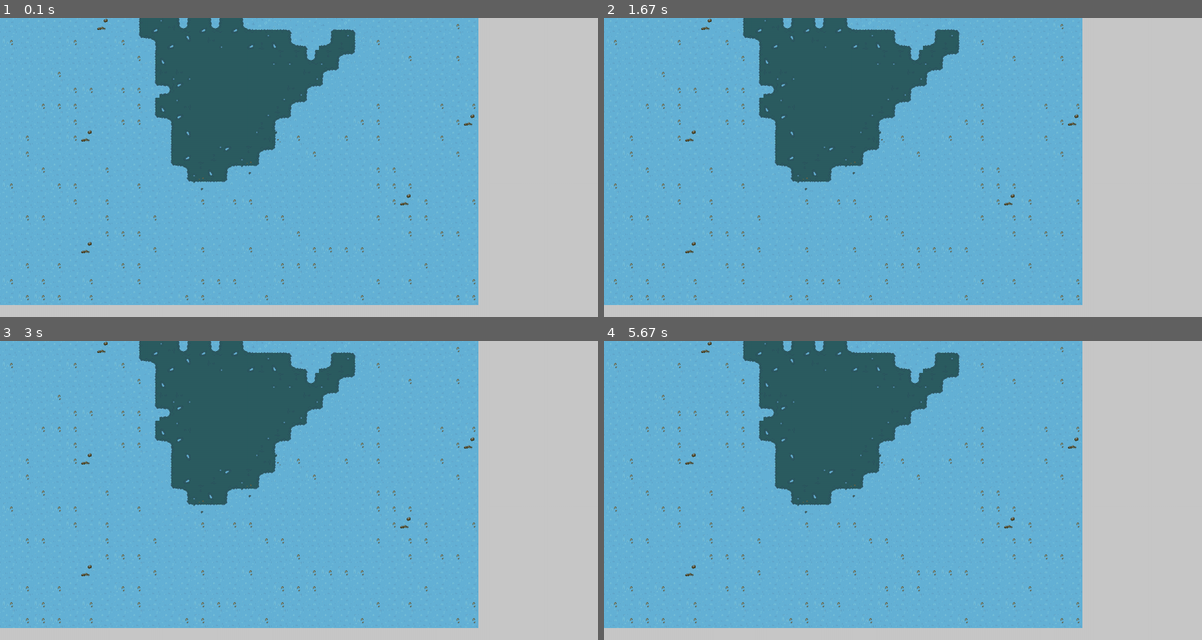
Above: before the commit, frames 1-4 (two rows, left to right).
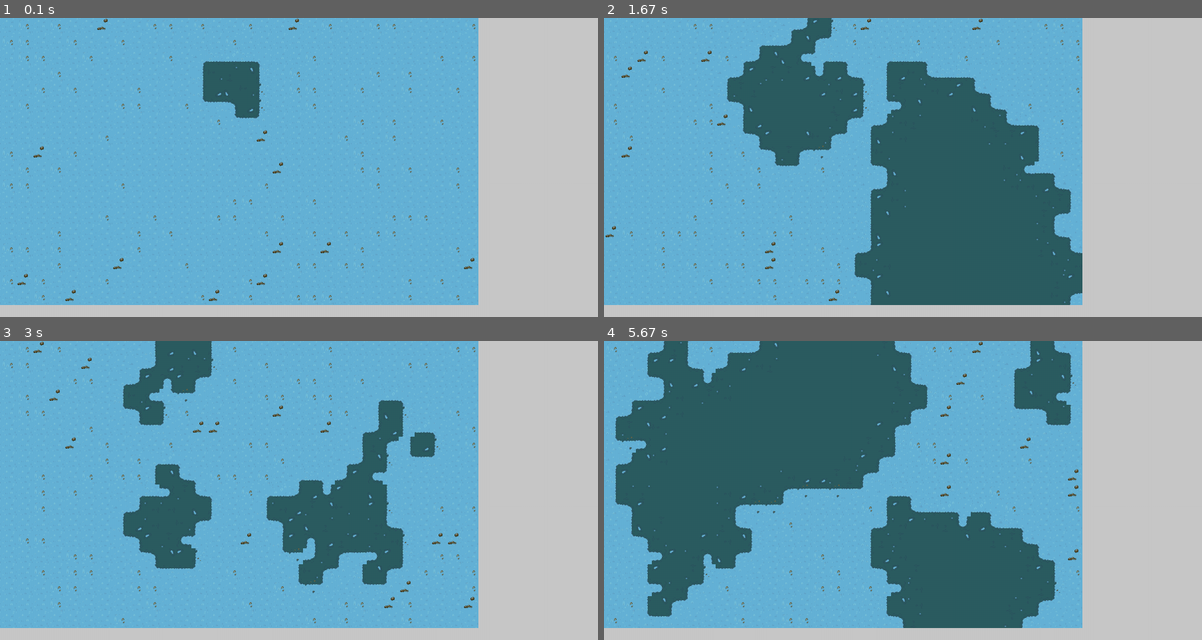
Above: after the commit, the same moments.

Repository: artieur262/Roborancon
Game: pygame game, started from teste10.py
Two runs of this game, one before a commit and one after it. Both use one fixed random seed, a clock stepped at 60 frames per second and the inputs below.
Inputs:
- Up to frame 1 (0.1 s): no input
- Up to frame 2 (1.67 s): hold R 0.33-0.8 s; tap Space at 0.83 s
- Up to frame 3 (3 s): hold R 2.17-2.63 s; tap R at 2.67 s
- Up to frame 4 (5.67 s): hold R 4-4.47 s; tap R at 5.5 s

The runs differ from the first frame. In frame 1, 11% of the frame differs, in the area x 1-80%, y 0-95%; in frame 2, 29%; in frame 3, 22%; in frame 4, 30%, in the area x 1-80%, y 0-96%.

Commit message:
modification du teste 10

Diff:
--- a/game/map/biome/teste_biome.py
+++ b/game/map/biome/teste_biome.py
@@ -41,7 +41,7 @@
 
 
         # propagation de l'terre_bleu
-        for _ in range(random.randint(2,10)):
+        for _ in range(random.randint(3,10)):
             for pos in pos_terre_bleu:
                 if random.random() < 0.5:
                     y = random.randint(-1, 1)
--- a/teste10.py
+++ b/teste10.py
@@ -1,7 +1,20 @@
+import os
 import random
 import pygame
 from interface.graphique import screen
 from game.map.biome.teste_biome import TesteBiome
+
+def save_image(surface:pygame.Surface, path:str):
+    """Sauvegarde une surface dans un fichier"""
+    if not os.path.exists(path+".png"):
+        pygame.image.save(surface, path+".png")
+        return
+    i=0
+    while (os.path.exists(path+" "+str(i)+".png")):
+        i+=1
+    pygame.image.save(surface, path+" "+str(i)+".png")
+    return
+
 def main():
     seed=random.randint(0,100000)
     # seed=95282
@@ -17,6 +30,16 @@
             if event.type == pygame.QUIT:
                 pygame.quit()
                 return
+            if event.type == pygame.KEYDOWN:
+                if event.key == pygame.K_SPACE:
+                    save_image(biome.get_fond(), "screenshots/testbiome")
+                    print("image sauvegardée")
+                if event.key == pygame.K_r:
+                    seed=random.randint(0,100000)
+                    print("seed: " +str(seed))
+                    biome = TesteBiome(seed)
+                    biome.genere_grille()
+                    biome.genere_comp()
         pygame.display.flip()
         screen.blit(biome.get_fond(), (0, 0))
 
Binary file added: screenshots/testbiome 0.png
Binary file added: screenshots/testbiome 1.png
Binary file added: screenshots/testbiome 2.png
Binary file added: screenshots/testbiome 3.png
Binary file added: screenshots/testbiome 4.png
Binary file added: screenshots/testbiome 5.png
Binary file added: screenshots/testbiome.png
